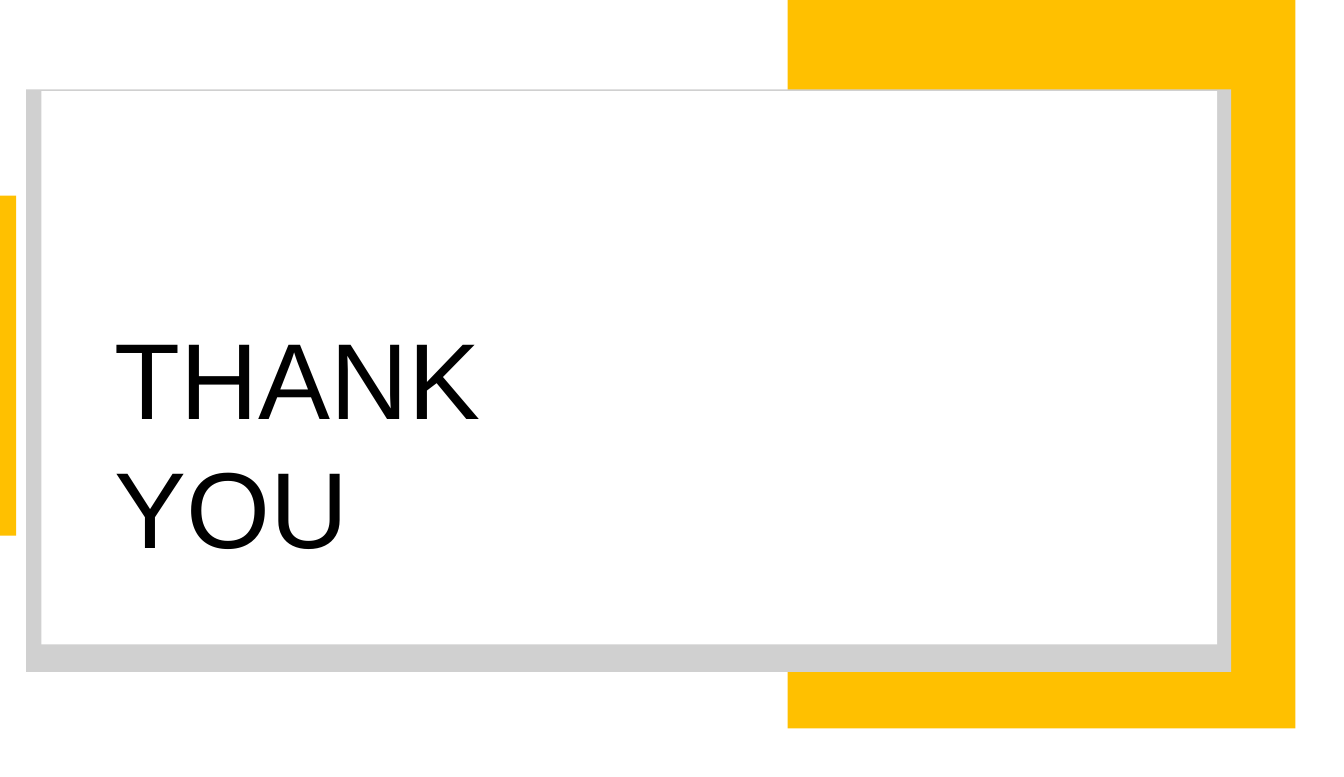
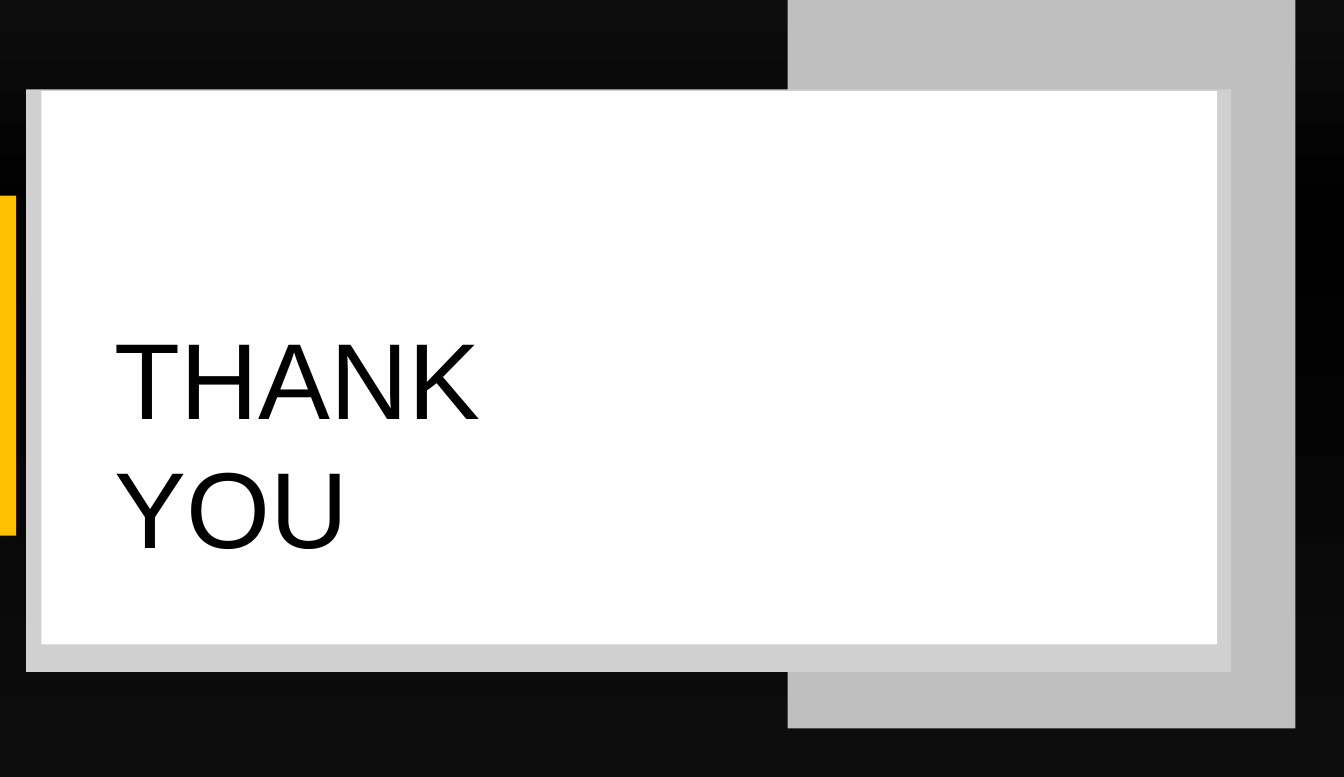
Before and after one commit to jasnoorvirk26/SuperstoreSalesAnalysis, a slide deck: slide 15 of Superstore-Analysis-Presentation.pptx. Drawn at 1344x777 pixels with LibreOffice and Linux fonts; fonts in the diff are those of the drawing; grey boxes stand for pictures. Boxes give left, top, right and bottom in pixels: in the first picture for what was removed or moved away, otherwise in the second. Text is boxed around its words. In the diff, an @@ line names an element or a change of style, - is before the commit and + after.

```diff
--- a/Superstore-Analysis-Presentation.pptx
+++ b/Superstore-Analysis-Presentation.pptx
@@ background #FFFFFF to gradient #0D0D0D to #000000 @@
@@ freeform shape at box(788, 0, 1295, 729): fill #FFC000 to #BFBFBF @@
```
Also in this commit, not shown: 14 other slides changed.
